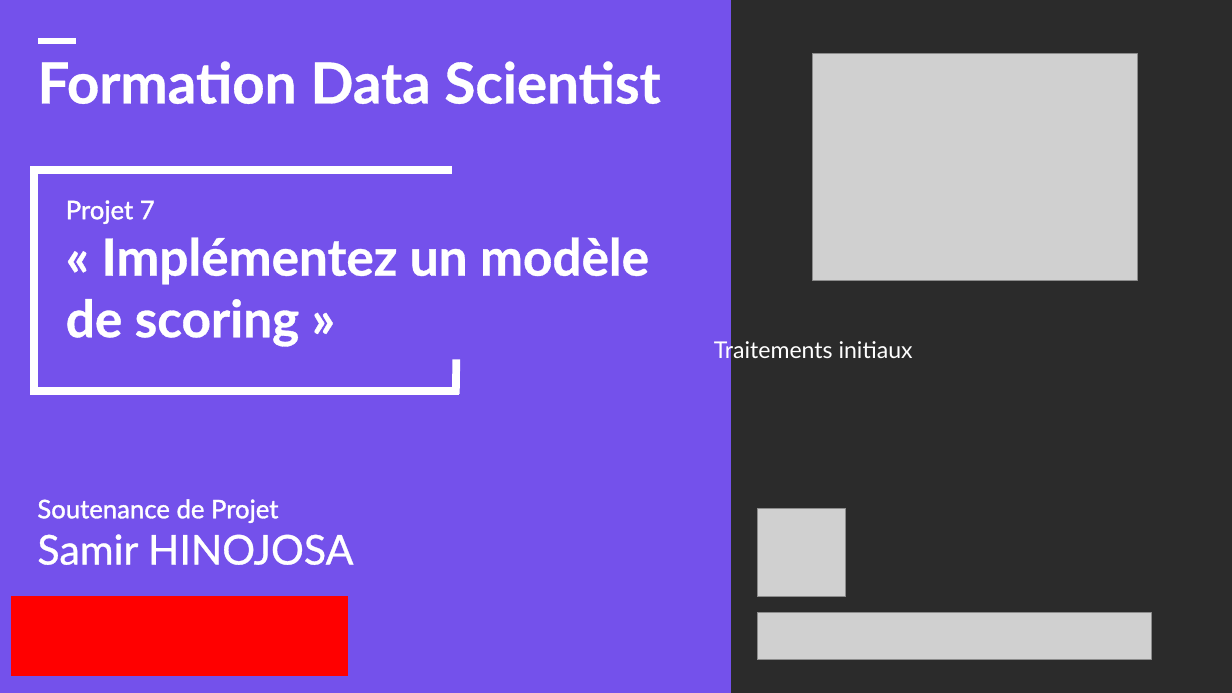
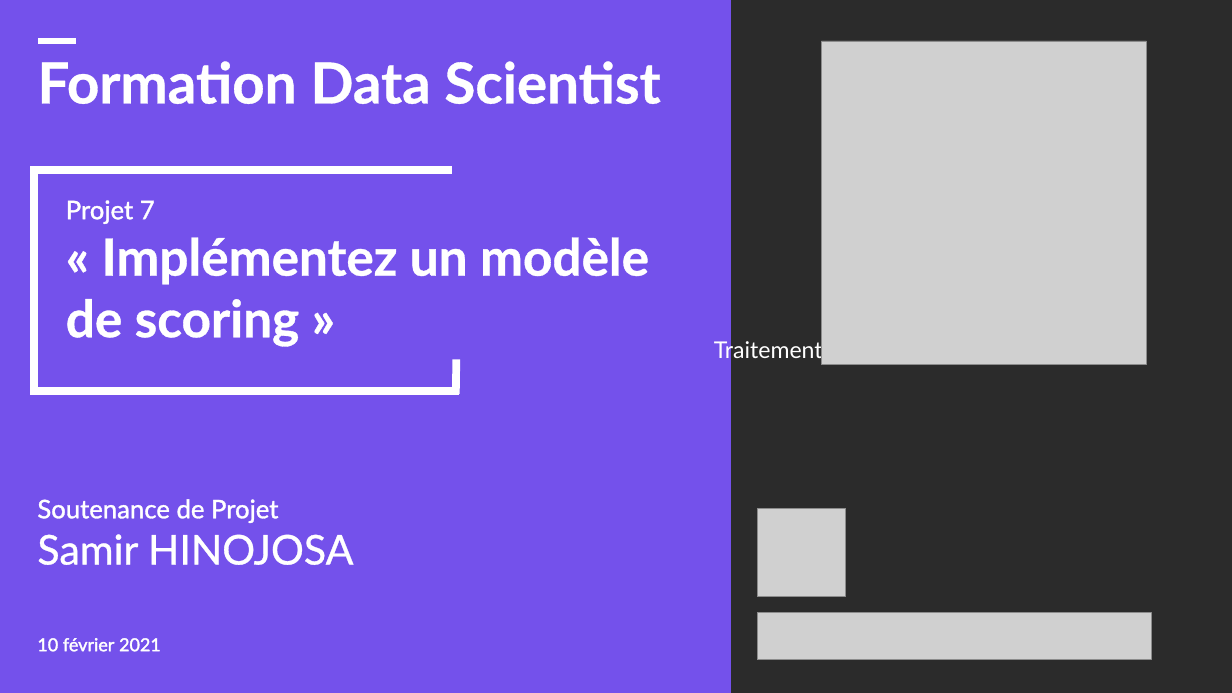
Before and after one commit to samirhinojosa/OC-P7-IMPLEMENT-A-SCORING-MODEL, a slide deck: slide 1 of supports/P7_presentation_final.pptx. Drawn at 1232x693 pixels with LibreOffice and Linux fonts; fonts in the diff are those of the drawing; grey boxes stand for pictures; background and template pictures are left out; a plain dark background stands for a picture behind light text. Boxes give left, top, right and bottom in pixels: in the first picture for what was removed or moved away, otherwise in the second. Text is boxed around its words. In the diff, an @@ line names an element or a change of style, - is before the commit and + after.

```diff
--- a/supports/P7_presentation_final.pptx
+++ b/supports/P7_presentation_final.pptx
@@ picture: place and size @@
-picture at (812, 54, 1138, 281)
+picture at (822, 41, 1147, 364)
@@ rectangle removed at (11, 597, 347, 676) @@
@@ text added at (37, 638, 161, 652), 14 pt, text #FFFFFF @@
+10 février 2021
```
Also in this commit, not shown: 13 other slides changed, 1 slide added, 2 other files.
